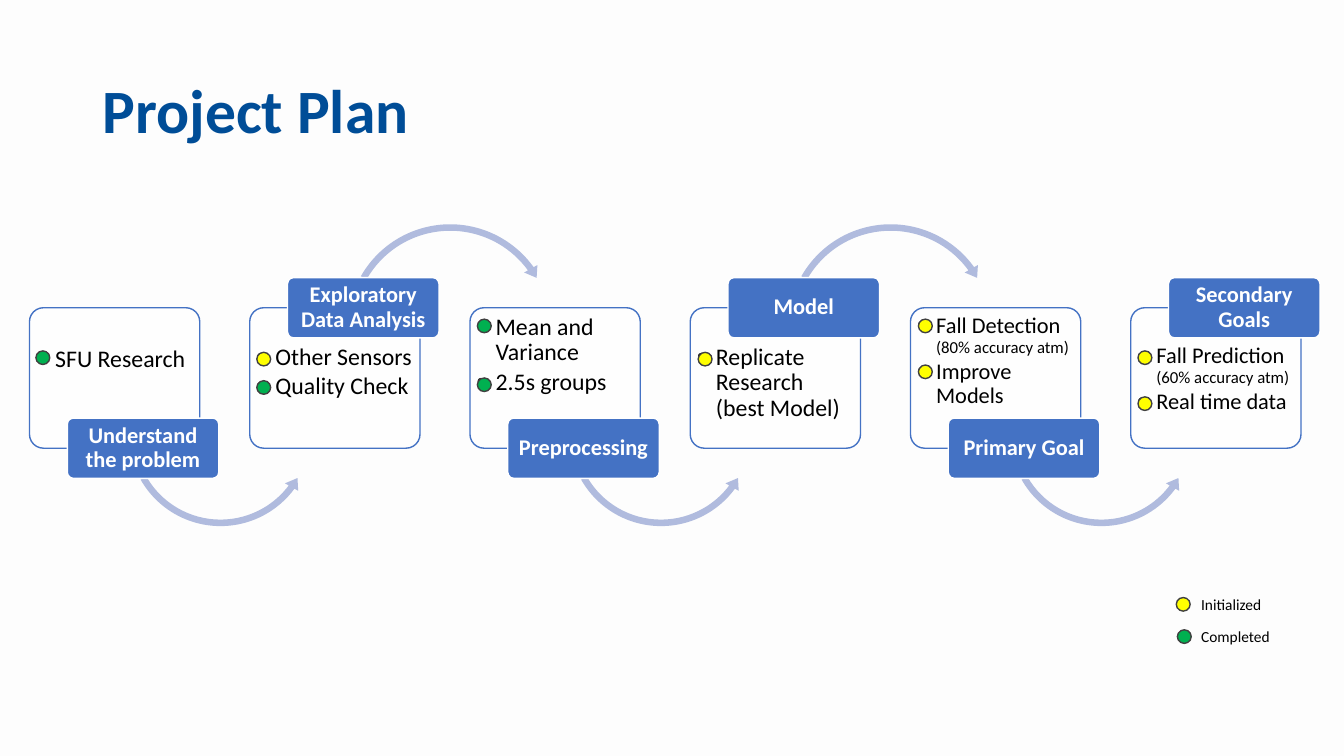
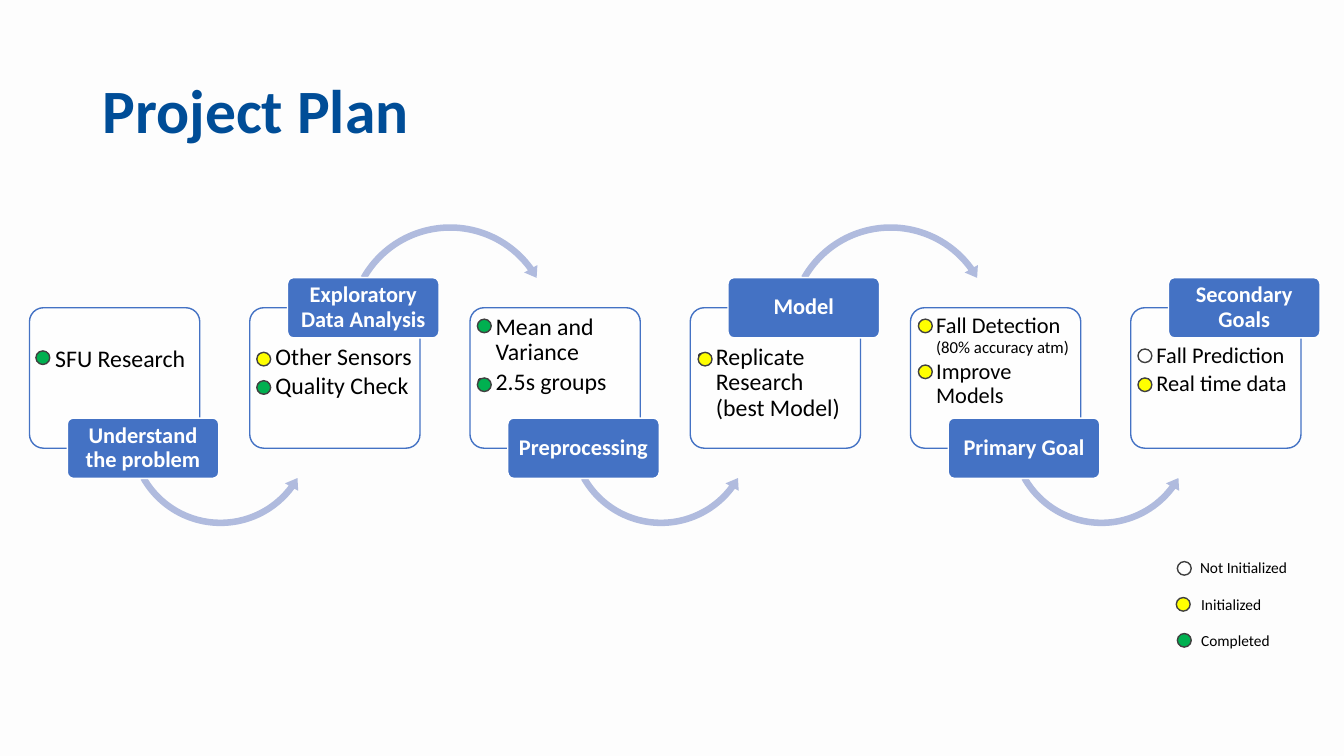
Before and after one commit to mdrmuhaimin/BigData2, a slide deck: slide 5 of docs/FallDetection.pptx. Drawn at 1344x756 pixels with LibreOffice and Linux fonts; fonts in the diff are those of the drawing. Boxes give left, top, right and bottom in pixels: in the first picture for what was removed or moved away, otherwise in the second. Text is boxed around its words. In the diff, an @@ line names an element or a change of style, - is before the commit and + after.

Commit message:
adding slide with EDA

```diff
--- a/docs/FallDetection.pptx
+++ b/docs/FallDetection.pptx
@@ ellipse at (1138,351,1152,364): fill #FFFF00 to #FFFFFF; outline #404040 1 pt to #FFFFFF 1 pt @@
@@ ellipse added at (1138,349,1152,362), fill #FFFFFF, outline #404040 1 pt @@
@@ text at (1156,347,1284,363): text changed; size 12 to 16 pt @@
-  • Fall Prediction (60% accuracy atm)
+  • Fall Prediction
@@ ellipse: place and size @@
-ellipse at (1138,397,1152,410)
+ellipse at (1138,378,1152,391)
@@ ellipse added at (1178,562,1192,575), fill #FFFFFF, outline #404040 1 pt @@
@@ text added at (1200,562,1287,573), 11 pt, text #000000 @@
+Not Initialized
@@ text "Completed": place and size @@
-text "Completed" at (1201,631,1270,645)
+text "Completed" at (1201,635,1270,649)
@@ ellipse: place and size @@
-ellipse at (1178,630,1192,643)
+ellipse at (1178,634,1192,647)
```
Also in this commit, not shown: 1 slide added.
